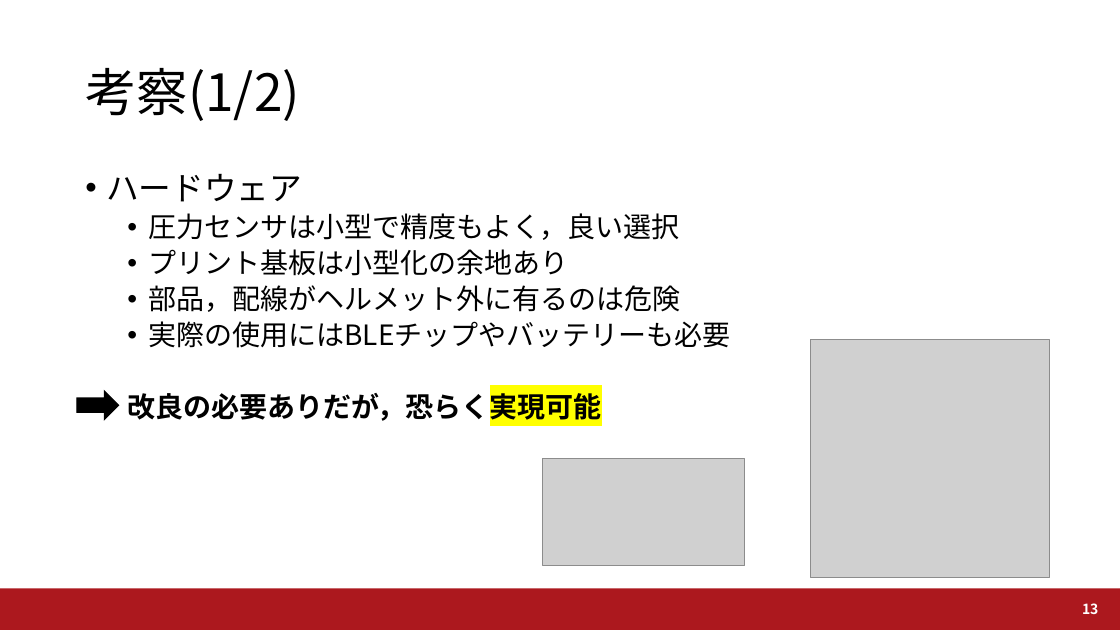
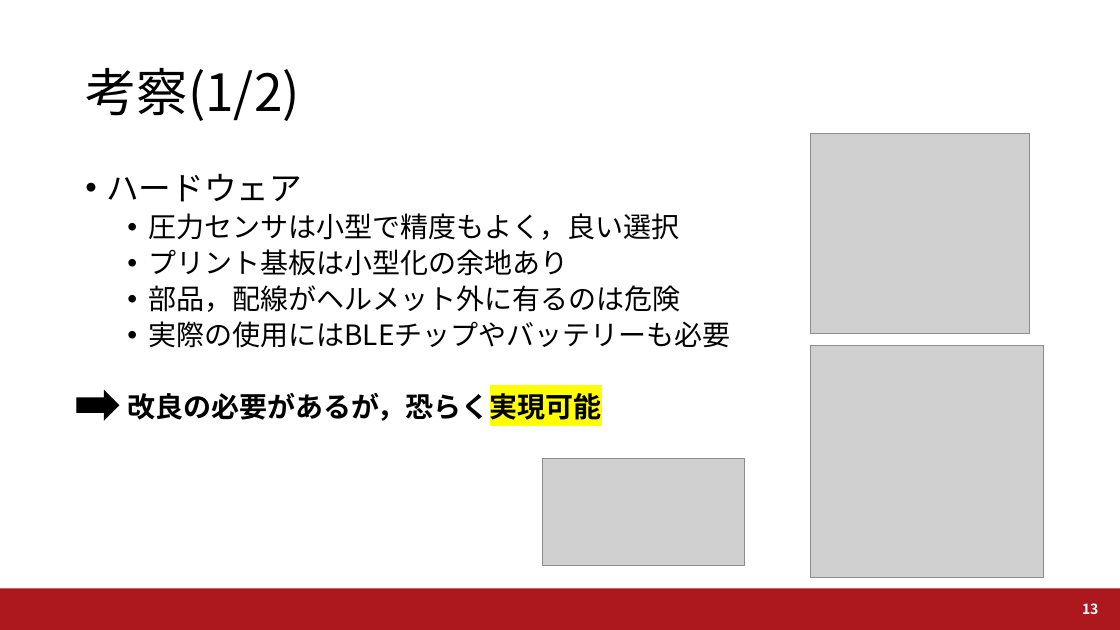
Before and after one commit to a2h1r0/lab, a slide deck: slide 13 of UWW2019/UWW2019_Fujii.pptx. Drawn at 1120x630 pixels with LibreOffice and Linux fonts; fonts in the diff are those of the drawing; grey boxes stand for pictures; background and template pictures are left out. Boxes give left, top, right and bottom in pixels: in the first picture for what was removed or moved away, otherwise in the second. Text is boxed around its words. In the diff, an @@ line names an element or a change of style, - is before the commit and + after.

```diff
--- a/UWW2019/UWW2019_Fujii.pptx
+++ b/UWW2019/UWW2019_Fujii.pptx
@@ picture added at (811, 133, 1030, 333) @@
@@ picture: place and size @@
-picture at (811, 339, 1049, 578)
+picture at (811, 345, 1044, 578)
@@ text at (127, 389, 601, 425): text changed @@
-  改良の必要ありだが，恐らく実現可能
+  改良の必要があるが，恐らく実現可能
```
Also in this commit, not shown: 2 other slides changed, 2 other files.
